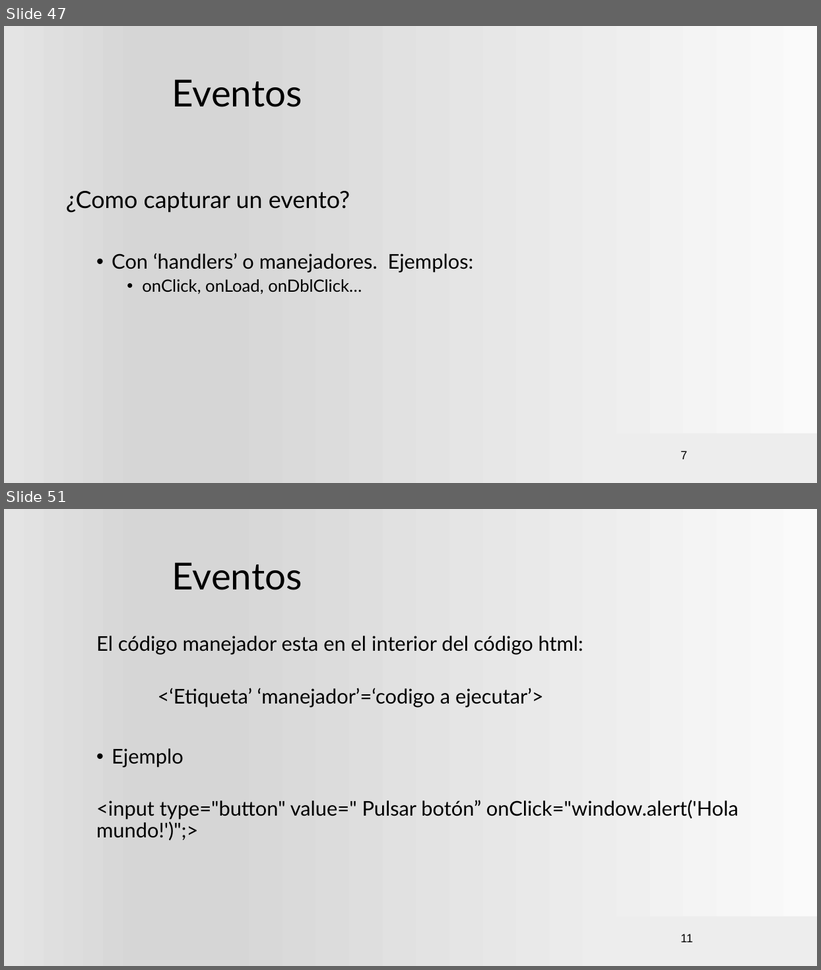
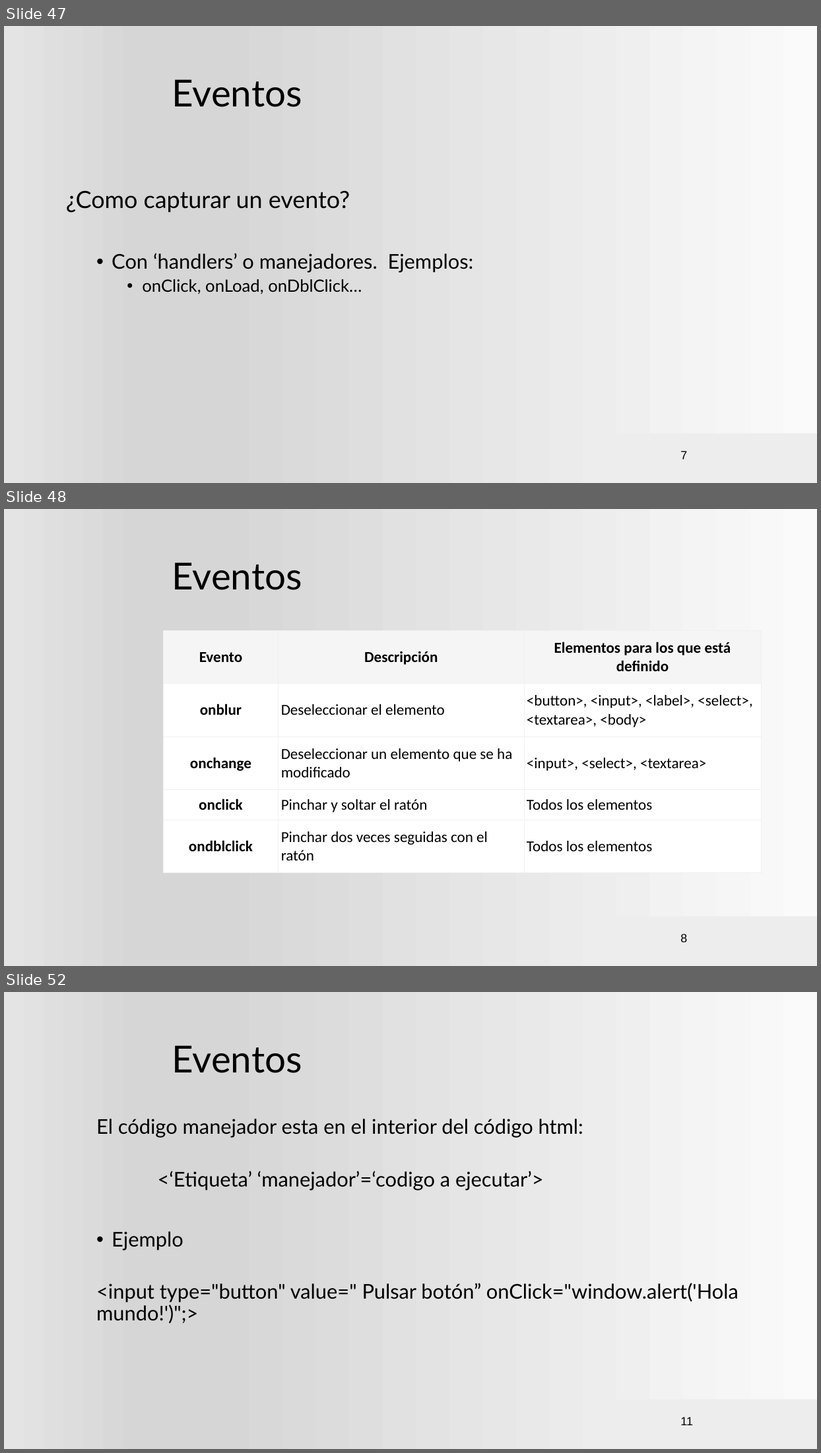
Before and after one commit to ProfVillegas/DAW, a slide deck: Plantilla.pptx. Shown one above the other, each under a label of ours: slides 47 and 51 before the commit, slides 47, 48 and 52 after it; the slides between them are not shown. The pictures are 821x970 and 821x1453 pixels, drawn with LibreOffice and Linux fonts; fonts in the diff are those of the drawing; background and template pictures are left out. Boxes give left, top, right and bottom in pixels: in the first picture for what was removed or moved away, otherwise in the second. Text is boxed around its words. In the diff, an @@ line names an element or a change of style, - is before the commit and + after.

Commit message:
Actualización
Material para la semana del 26 de febrero a 2 de marzo

```diff
--- a/Plantilla.pptx
+++ b/Plantilla.pptx
@@ slide 48 added at box(4, 509, 817, 966), background gradient #FAFAFA to #D7D7D7 to #E4E4E4; not listed: 1 template element that a slide beside it also shows @@
@@ title added at box(172, 562, 302, 590), 44 pt, text #000000 @@
+Eventos
@@ table added at box(163, 631, 762, 873), 5 rows, 3 columns @@
+Evento | Descripción | Elementos para los que está definido
+onblur | Deseleccionar el elemento | <button>, <input>, <label>, <select>, <textarea>, <body>
+onchange | Deseleccionar un elemento que se ha modificado | <input>, <select>, <textarea>
+onclick | Pinchar y soltar el ratón | Todos los elementos
+ondblclick | Pinchar dos veces seguidas con el ratón | Todos los elementos
@@ text added at box(680, 934, 687, 943), 14 pt, text #000000 @@
+8
@@ what was slide 51 is now slide 52 @@
```
Also in this commit, not shown: 10 slides changed, 33 other slides added, 4 slides removed.
